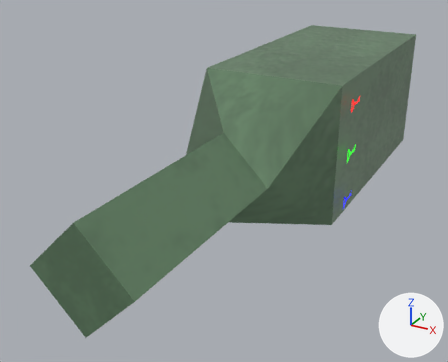
One commit to the glTF model assets/player_gun.glb: the scene before it, then after it.
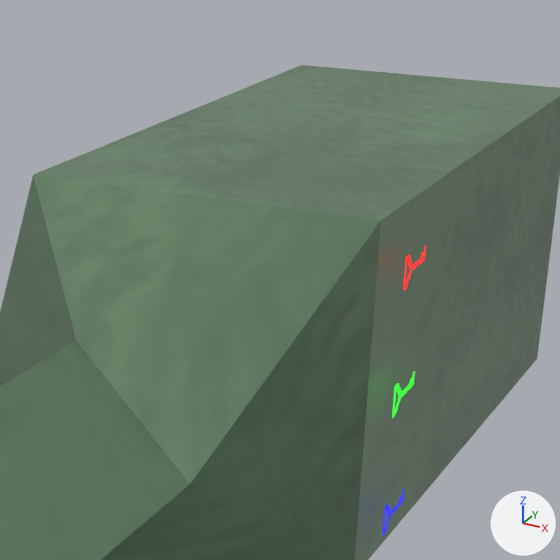
Each version is shown whole from a 50 mm camera at (3.41, -9.52, 3.07) aimed at (-0.45, -2.51, -0.44), then close up on the part from 43% to 92% of the width and 0% to 60% of the height. The axes (+X, +Y, +Z) are drawn at lower right. The lights are the same throughout. Where no turn or scale is listed for an object, it has been applied to the vertices.
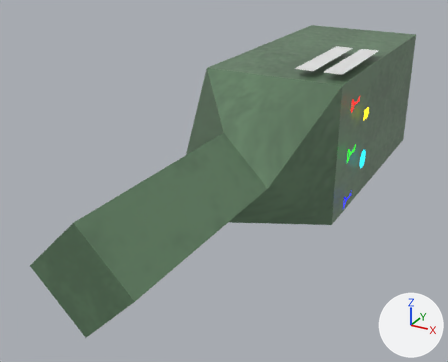
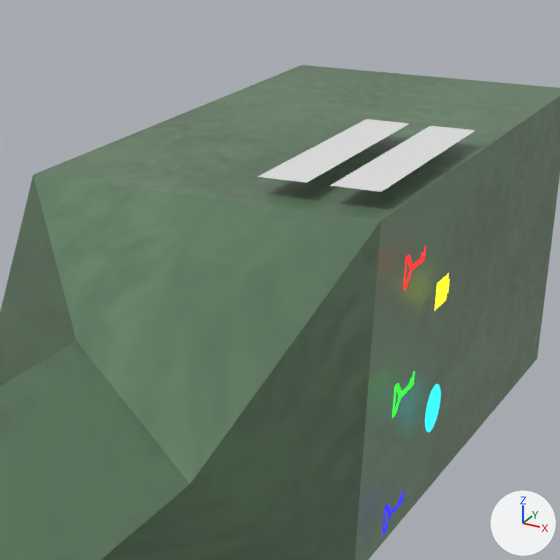
Patch to the scene script:
```diff
--- a/assets/player_gun.glb.py
+++ b/assets/player_gun.glb.py
@@ img_attack_powerup @@
+img_attack_powerup = load_image('attack_powerup', '_unpacked/attack_powerup', 256, 256, 'sRGB')
@@ img_battery_powerup @@
+img_battery_powerup = load_image('battery_powerup', '_unpacked/battery_powerup', 256, 256, 'sRGB')
@@ mat_powerup1 @@
+mat_powerup1 = bpy.data.materials.new('Powerup1')
+# uses the picture img_attack_powerup
@@ mat_powerup0 @@
+mat_powerup0 = bpy.data.materials.new('Powerup0')
+# uses the picture img_battery_powerup
@@ me_plane_006 @@
+me_plane_006.from_pydata([(-0.14, -0.85, 0.0), (0.14, -0.85, 0.0), (0.14, 0.85, 0.0), (-0.14, 0.85, 0.0)], [], [(0, 1, 2), (0, 2, 3)])
@@ me_plane_004 @@
+me_plane_004.from_pydata(...)  # 4 vertices, 2 faces; spans x 0.0, y -0.198..0.198, z -0.198..0.198
+me_plane_004.materials.append(mat_powerup1)
@@ me_plane_003 @@
+me_plane_003.from_pydata(...)  # 4 vertices, 2 faces; spans x 0.0, y -0.198..0.198, z -0.198..0.198
+me_plane_003.materials.append(mat_powerup0)
@@ ob_plane_001 @@
+ob_plane_001 = bpy.data.objects.new('Plane.001', me_plane_006)
+ob_plane_001.location = (0.4, -1.0, 1.1)
@@ ob_plane @@
+ob_plane = bpy.data.objects.new('Plane', me_plane_006.copy())
+ob_plane.location = (0.8, -1.0, 1.1)
@@ ob_powerup1 @@
+ob_powerup1 = bpy.data.objects.new('Powerup1', me_plane_004)
+ob_powerup1.location = (1.1, -1.1, -0.3)
@@ ob_powerup0 @@
+ob_powerup0 = bpy.data.objects.new('Powerup0', me_plane_003)
+ob_powerup0.location = (1.1, -1.1, 0.4)
```

What differs and where, as boxes [x1, y1, x2, y2] in the close-ups (560 x 560 px):
'Plane', added: after [330, 126, 475, 192]
'Plane.001', added: after [258, 119, 410, 183]
'Powerup1', added: after [425, 384, 441, 432]
'Powerup0', added: after [434, 273, 450, 311]
